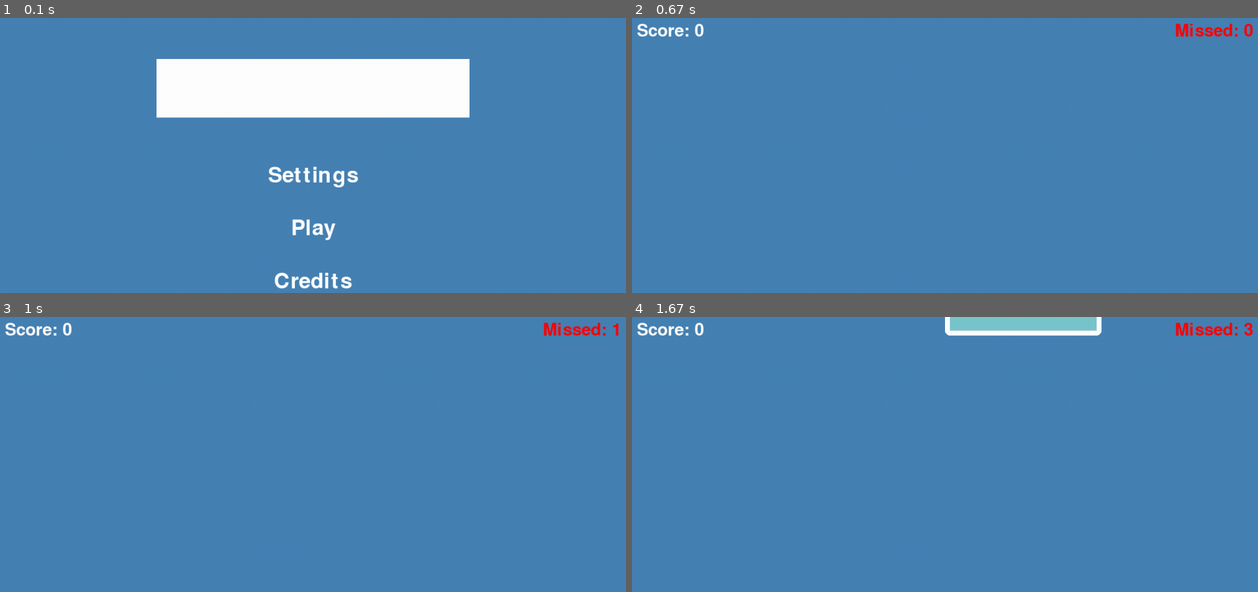
Above: before the commit, frames 1-4 (two rows, left to right).
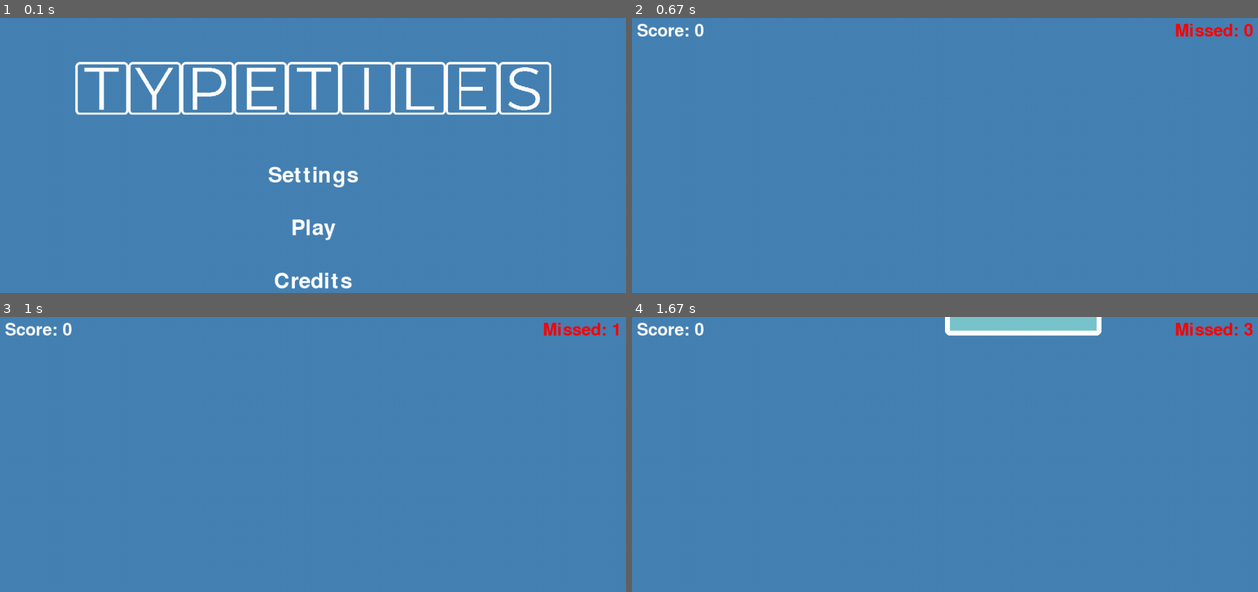
Above: after the commit, the same moments.

Repository: Mikedeejay2/PyGamePianoTiles
Game: pygame game, started from main.py
Two runs of this game, one before a commit and one after it. Both use one fixed random seed, a clock stepped at 60 frames per second and the inputs below.
Inputs:
- Up to frame 1 (0.1 s): no input
- Up to frame 2 (0.67 s): click "Play" at 0.38 s
- Up to frame 3 (1 s): tap Enter at 0.67 s
- Up to frame 4 (1.67 s): tap Space at 1, 1.4 s

The runs differ from the first frame. In frame 1, 10% of the frame differs, in the area x 12-89%, y 14-37%; in frame 2, nothing differs; in frame 3, nothing differs; in frame 4, nothing differs.

Commit message:
Add logo, misc fixes

Diff:
--- a/game.py
+++ b/game.py
@@ -103,7 +103,7 @@
             word_added_time = pygame.time.get_ticks()
 
     # Increase word speed as the game progresses
-    word_speed = 1 + score / 10
+    word_speed = 1 + score // 10
 
     # Draw active words
     for word in active_words:
--- a/menu.py
+++ b/menu.py
@@ -8,9 +8,11 @@
 # Set elements of the menu. Called when the screen is created / resized
 def set_elements():
     global title_surf, title_rect
-    # TODO: Replace with image
-    title_surf = pygame.surface.Surface((variables.screen_width / 2, variables.screen_height / 6))
-    title_surf.fill("white")
+    title_surf = pygame.image.load("img/Logo.png").convert_alpha()
+    title_surf = pygame.transform.scale(title_surf, (
+        title_surf.get_width() * (variables.screen_width / 2000),
+        title_surf.get_height() * (variables.screen_width / 2000)
+        ))
     title_rect = utils.get_rect(title_surf, 50, 20)
 
     global text_font
--- a/variables.py
+++ b/variables.py
@@ -38,10 +38,11 @@
     global screen_width, screen_height
     screen_width = width
     screen_height = height
+    result = pygame.display.set_mode((width, height))
     menu.set_elements()
     game.set_elements()
     settings.set_elements()
-    return pygame.display.set_mode((width, height))
+    return result
 
 # Toggle fullscreen mode
 def toggle_fullscreen():
Binary file added: img/Logo.png
